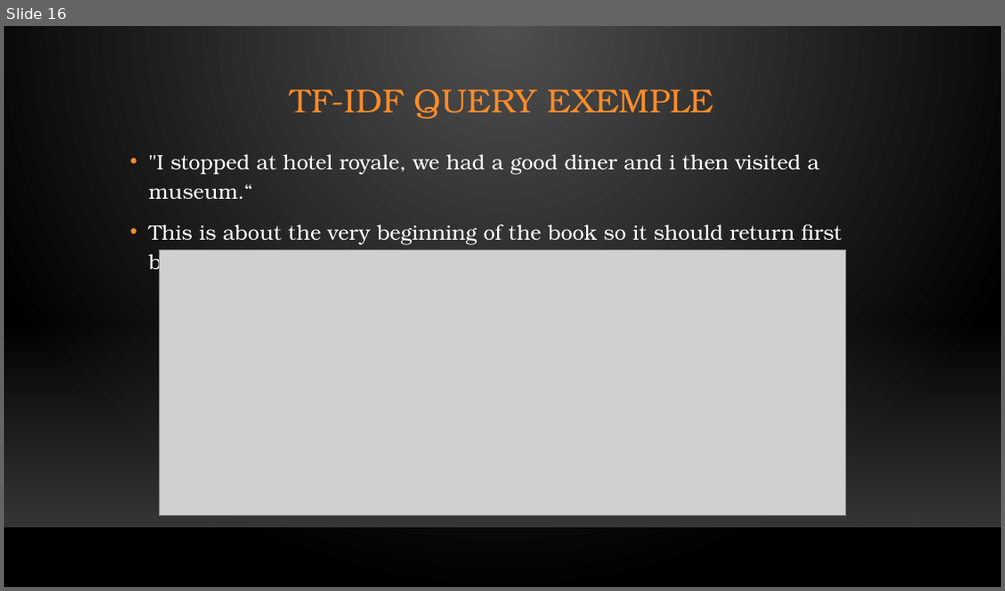
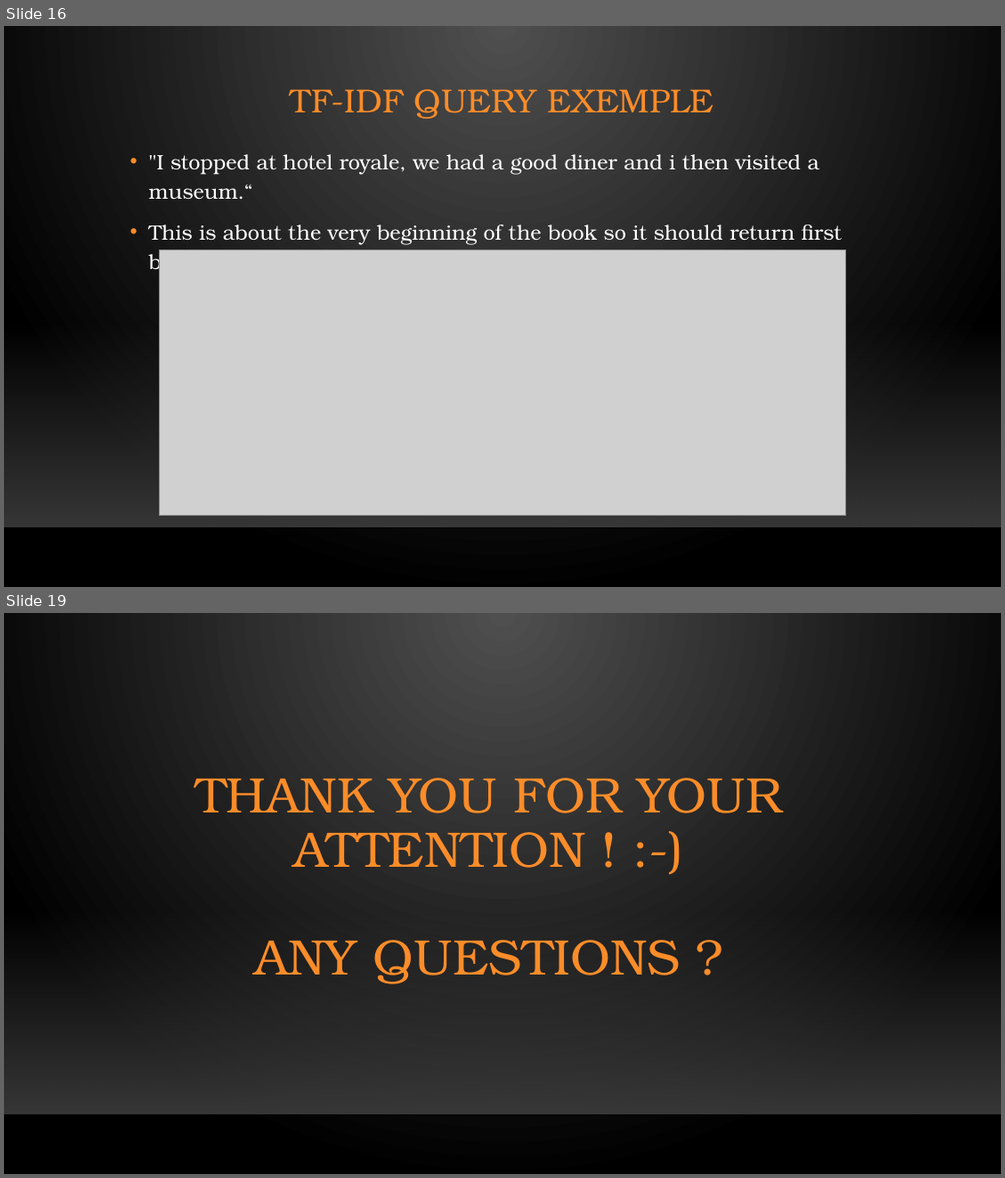
Before and after one commit to Lledune/DS-Project-Dracula, a slide deck: Understanding Dracula.pptx. Shown one above the other, each under a label of ours: slide 16 before the commit, slides 16 and 19 after it; the slides between them are not shown. The pictures are 1005x591 and 1005x1178 pixels, drawn with LibreOffice and Linux fonts; fonts in the diff are those of the drawing; grey boxes stand for pictures; background and template pictures are left out. Boxes give left, top, right and bottom in pixels: in the first picture for what was removed or moved away, otherwise in the second. Text is boxed around its words. In the diff, an @@ line names an element or a change of style, - is before the commit and + after.

```diff
--- a/Understanding Dracula.pptx
+++ b/Understanding Dracula.pptx
@@ slide 19 added at <box>4,613,1001,1174</box>, background gradient #505050 to #000000; not listed: 2 template elements that a slide beside it also shows @@
@@ title added at <box>195,778,781,984</box>, 48 pt, text #FB8C29 @@
+THANK YOU FOR YOUR
+ATTENTION ! :-)
+ANY QUESTIONS ?
```
Also in this commit, not shown: 2 slides changed, 3 other files.
